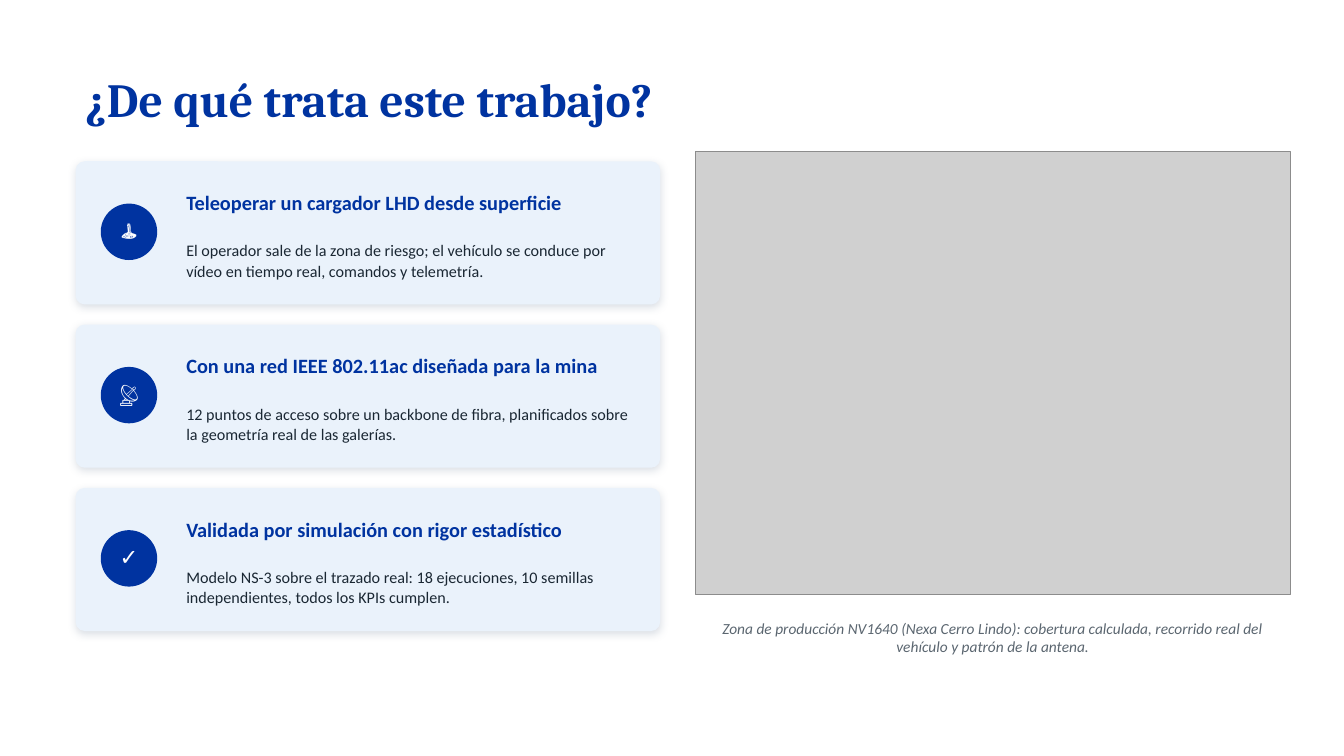
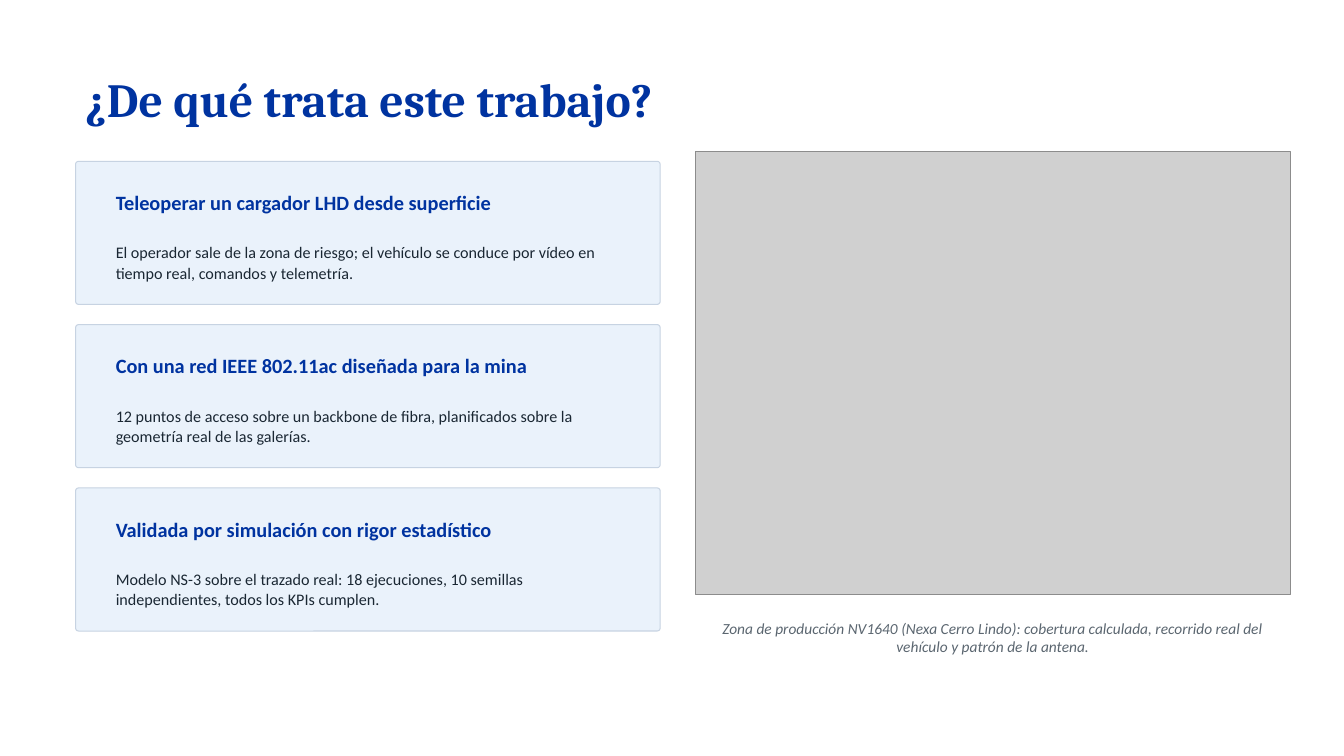
Before and after one commit to AdrianLopez012/tesis-lhd-802.11ac, a slide deck: slide 2 of fase4/presentacion/sustentacion_tesis.pptx. Drawn at 1344x756 pixels with LibreOffice and Linux fonts; fonts in the diff are those of the drawing; grey boxes stand for pictures. Boxes give left, top, right and bottom in pixels: in the first picture for what was removed or moved away, otherwise in the second. Text is boxed around its words. In the diff, an @@ line names an element or a change of style, - is before the commit and + after.

```diff
--- a/fase4/presentacion/sustentacion_tesis.pptx
+++ b/fase4/presentacion/sustentacion_tesis.pptx
@@ text "Teleoperar un cargador LHD desde ...": place and size @@
-text "Teleoperar un cargador LHD desde ..." at (186,195,561,214)
+text "Teleoperar un cargador LHD desde ..." at (116,195,491,214)
@@ ellipse removed at (101,204,157,260) @@
@@ text removed at (101,202,157,258) @@
-🕹
@@ text "El operador sale de la ..." rewrapped from (186,245,606,280) to (116,247,594,282) @@
@@ text "Con una red IEEE 802.11ac ...": place and size @@
-text "Con una red IEEE 802.11ac ..." at (186,358,597,377)
+text "Con una red IEEE 802.11ac ..." at (116,358,526,377)
@@ ellipse removed at (101,367,157,423) @@
@@ text removed at (101,365,157,421) @@
-📡
@@ text "12 puntos de acceso sobre ..." rewrapped from (186,409,628,443) to (116,411,572,445) @@
@@ outline none to #C7D3E2 0.75 pt; shadow off; proportions changed in 3 elements at (76,161,660,304), (76,325,660,468), (76,488,660,631) @@
@@ text "Validada por simulación con rigor ...": place and size @@
-text "Validada por simulación con rigor ..." at (186,522,562,541)
+text "Validada por simulación con rigor ..." at (116,522,491,541)
@@ ellipse removed at (101,530,157,587) @@
@@ text removed at (101,528,157,585) @@
-✓
@@ text "Modelo NS-3 sobre el trazado ...": place and size @@
-text "Modelo NS-3 sobre el trazado ..." at (186,572,593,606)
+text "Modelo NS-3 sobre el trazado ..." at (116,574,523,608)
```
Also in this commit, not shown: 9 other slides changed, 1 slide added, 1 slide removed, 11 other files.
